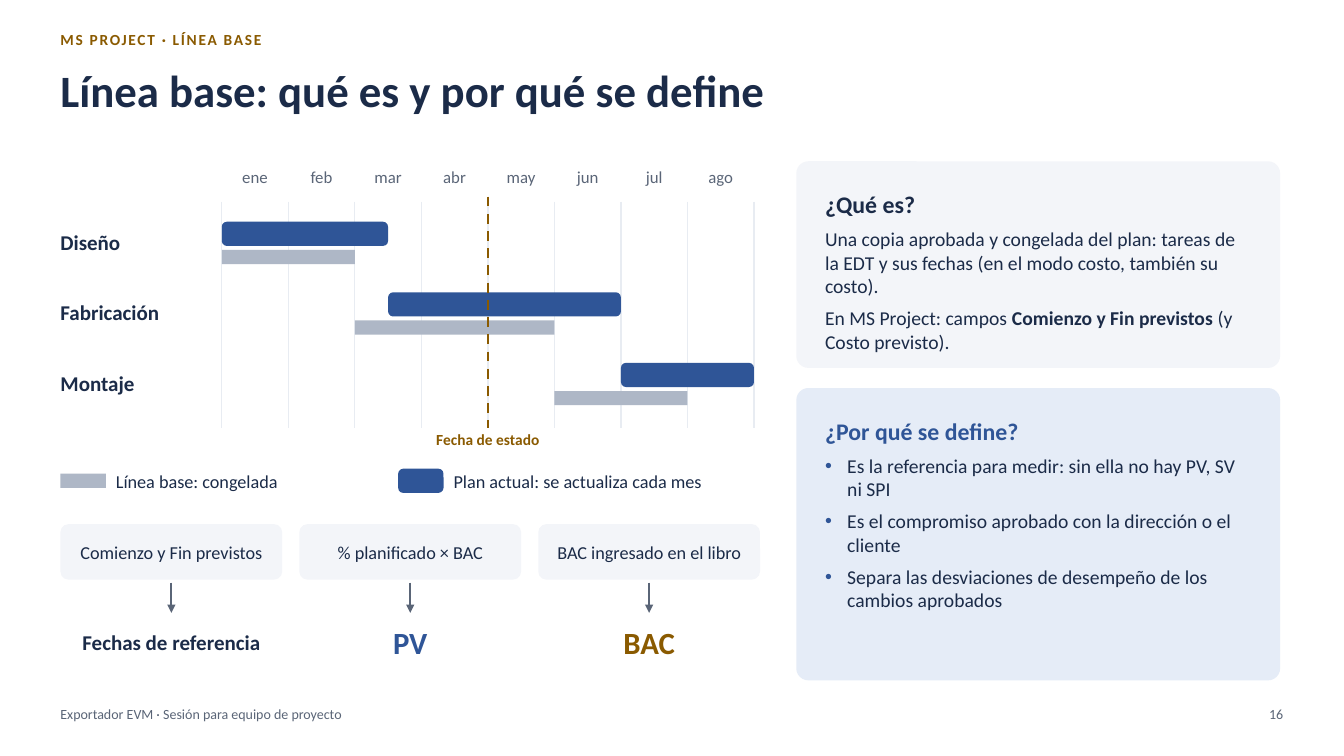
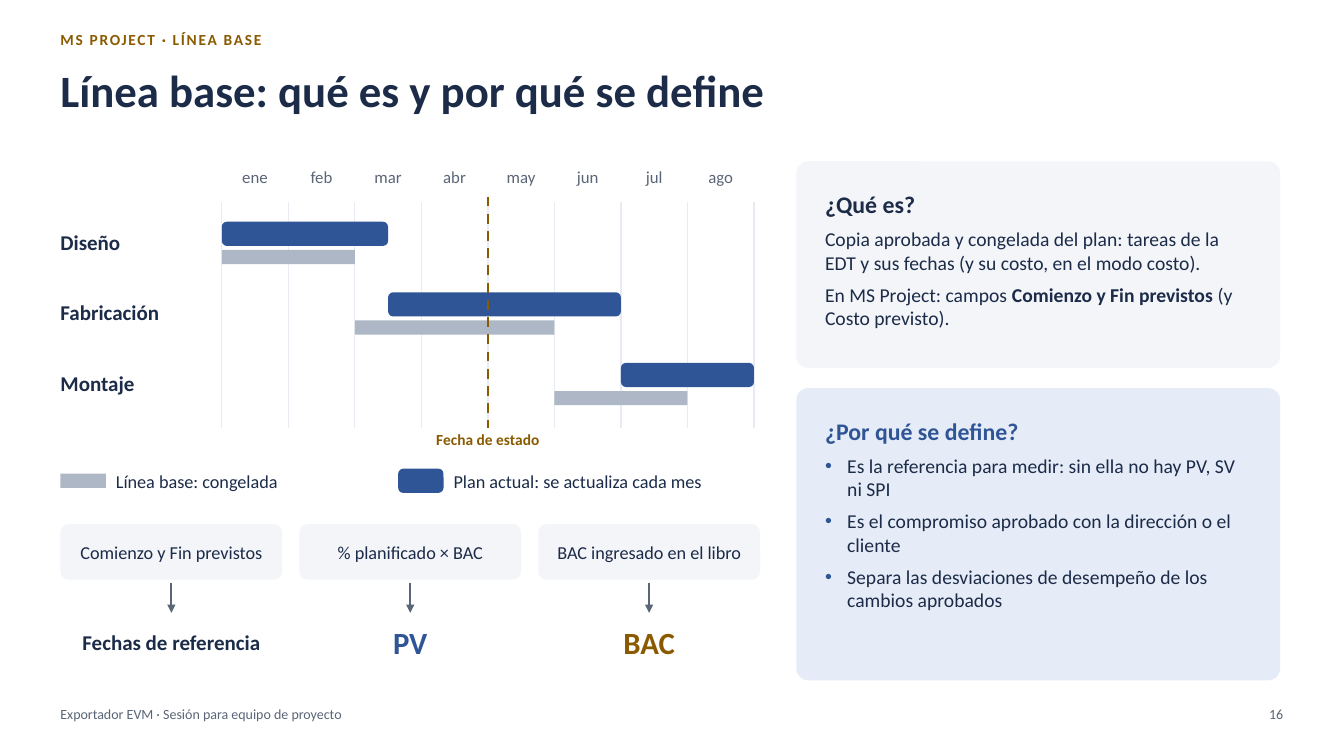
Before and after one commit to MarceloSalazar/evm-automation, a slide deck: slide 16 of docs/presentacion-jefes-de-proyecto.pptx. Drawn at 1344x756 pixels with LibreOffice and Linux fonts; fonts in the diff are those of the drawing. Boxes give left, top, right and bottom in pixels: in the first picture for what was removed or moved away, otherwise in the second. Text is boxed around its words. In the diff, an @@ line names an element or a change of style, - is before the commit and + after.

Commit message:
Presentación: textos que caben en cada diapositiva y ejemplos de multi-empresa generales
- Diapositiva 2: viñetas más cortas (la última quedaba tapada por el recuadro inferior).
- Diapositivas 14, 15, 21 y 28: se restaura el formato de las etiquetas en negrita.
- Diapositivas 13, 16, 25, 27 y 37: textos más cortos o con el formato original.
- PDF exportado de nuevo.
- Multi-empresa, modo porcentaje y README: ejemplos de dos empresas en términos generales.

```diff
--- a/docs/presentacion-jefes-de-proyecto.pptx
+++ b/docs/presentacion-jefes-de-proyecto.pptx
@@ text in rounded rectangle at box(825, 232, 1219, 273): text changed @@
-Una copia aprobada y congelada del plan: tareas de la EDT y sus fechas (en el modo costo, también su costo).
+Copia aprobada y congelada del plan: tareas de la EDT y sus fechas (y su costo, en el modo costo).
```
Also in this commit, not shown: 9 other slides changed, 4 other files.
